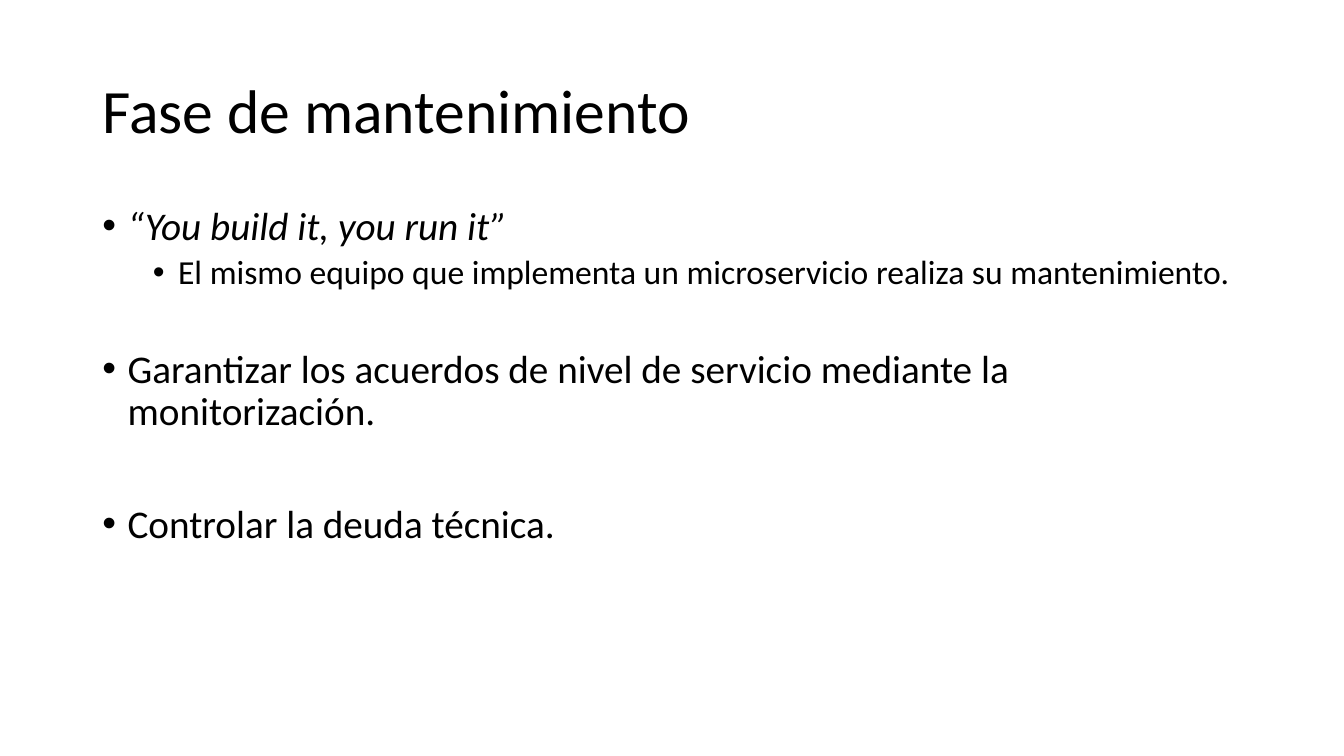
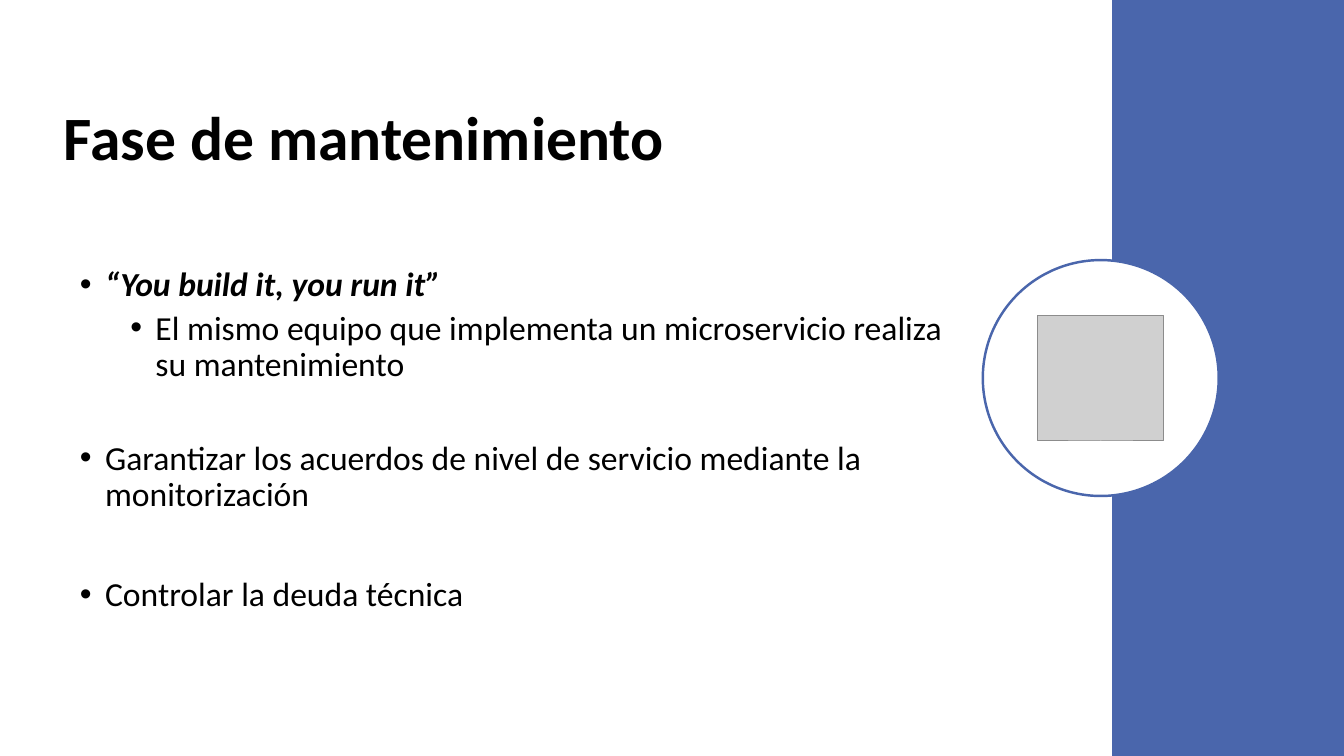
Before and after one commit to VictorIranzo/TFG_Microservices, a slide deck: slide 13 of Trabajo/Presentación/Desarrollo de software basado en microservicios.pptx (slide 12 before the commit). Drawn at 1344x756 pixels with LibreOffice and Linux fonts; fonts in the diff are those of the drawing; grey boxes stand for pictures. Boxes give left, top, right and bottom in pixels: in the first picture for what was removed or moved away, otherwise in the second. Text is boxed around its words. In the diff, an @@ line names an element or a change of style, - is before the commit and + after.

```diff
--- a/Trabajo/Presentación/Desarrollo de software basado en microservicios.pptx
+++ b/Trabajo/Presentación/Desarrollo de software basado en microservicios.pptx
@@ rectangle added at [1112, 0, 1344, 756], fill #4A66AC @@
@@ title "Fase de mantenimiento": place and size @@
-title "Fase de mantenimiento" at [102, 90, 690, 134]
+title "Fase de mantenimiento" at [64, 116, 663, 161]
@@ title "Fase de mantenimiento" at [64, 116, 663, 161]: bold on @@
@@ text "“You build it, you run ...": place and size @@
-text "“You build it, you run ..." at [128, 212, 1229, 539]
+text "“You build it, you run ..." at [105, 271, 941, 607]
@@ text "“You build it, you run ..." at [105, 271, 941, 607]: vertical alignment top to middle @@
@@ ellipse added at [983, 260, 1219, 496], fill #FFFFFF, outline #4A66AC 1.75 pt @@
@@ text at [105, 271, 440, 302]: size 28 to 24 pt, bold on in "“You build it, you run it”" @@
@@ text at [105, 316, 941, 607]: text changed; size 28 to 24 pt @@
-  • El mismo equipo que implementa un microservicio realiza su mantenimiento.
-• Garantizar los acuerdos de nivel de servicio mediante la monitorización.
-• Controlar la deuda técnica.
+  • El mismo equipo que implementa un microservicio realiza su mantenimiento
+• Garantizar los acuerdos de nivel de servicio mediante la monitorización
+• Controlar la deuda técnica
@@ picture added at [1038, 316, 1165, 442] @@
```
Also in this commit, not shown: 21 other slides changed, 8 slides added, 4 slides removed, 3 other files.
